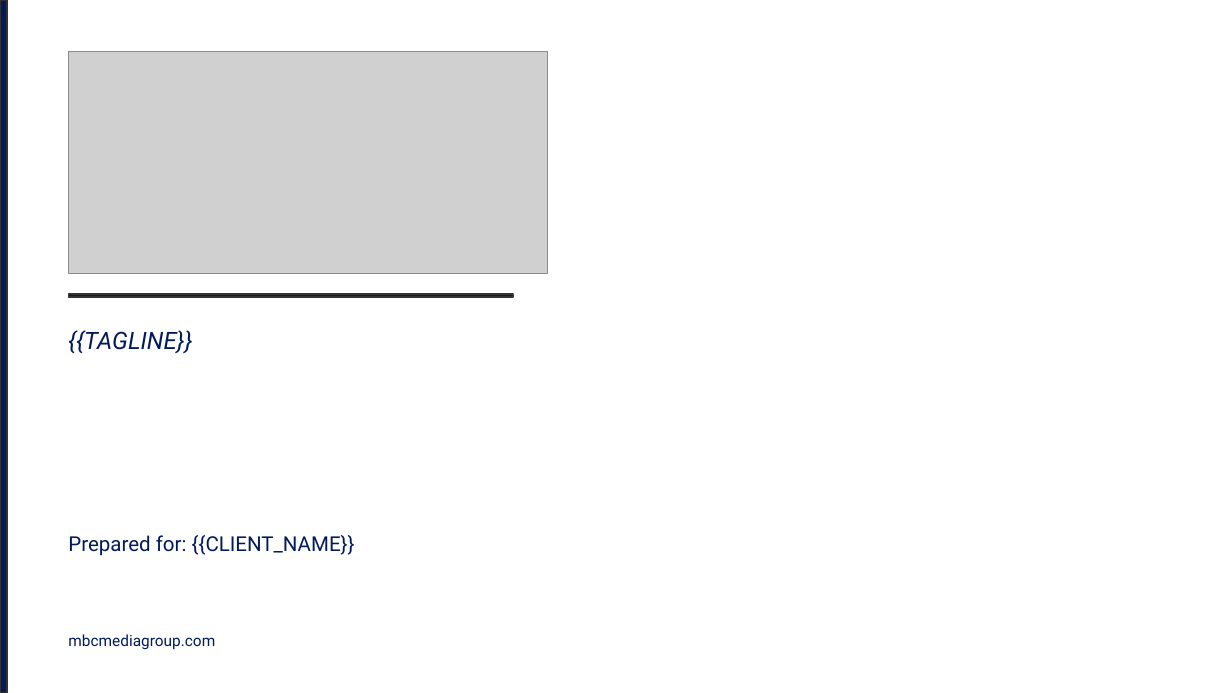
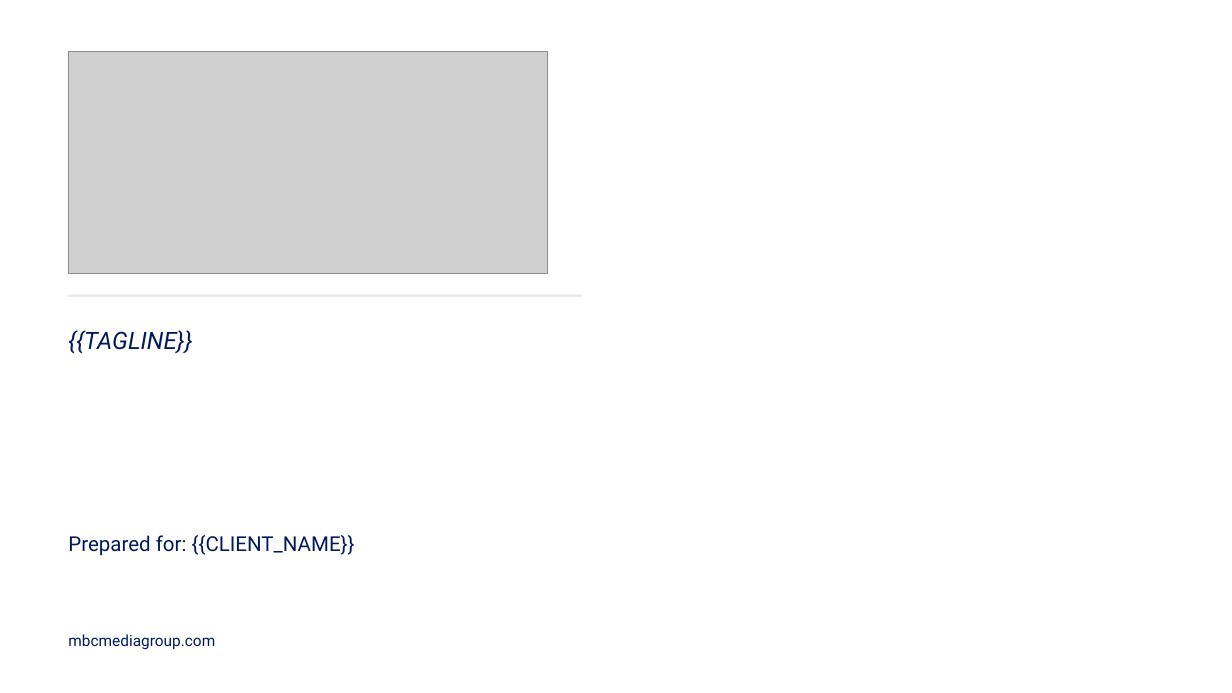
Before and after one commit to reesetirona/mbc-media-kit, a slide deck: slide 1 of master-deck/MBC_MASTER_DECK.pptx. Drawn at 1232x693 pixels with LibreOffice and Linux fonts; fonts in the diff are those of the drawing; grey boxes stand for pictures. Boxes give left, top, right and bottom in pixels: in the first picture for what was removed or moved away, otherwise in the second. Text is boxed around its words. In the diff, an @@ line names an element or a change of style, - is before the commit and + after.

```diff
--- a/master-deck/MBC_MASTER_DECK.pptx
+++ b/master-deck/MBC_MASTER_DECK.pptx
@@ rectangle removed at (0, 0, 7, 692) @@
@@ rectangle: place and size @@
-rectangle at (69, 294, 514, 298)
+rectangle at (69, 294, 583, 297)
@@ rectangle at (69, 294, 583, 297): fill #001A5C to #E8E8EC; outline #333333 1 pt to none @@
```
Also in this commit, not shown: 3 other slides changed, 4 slides added.
